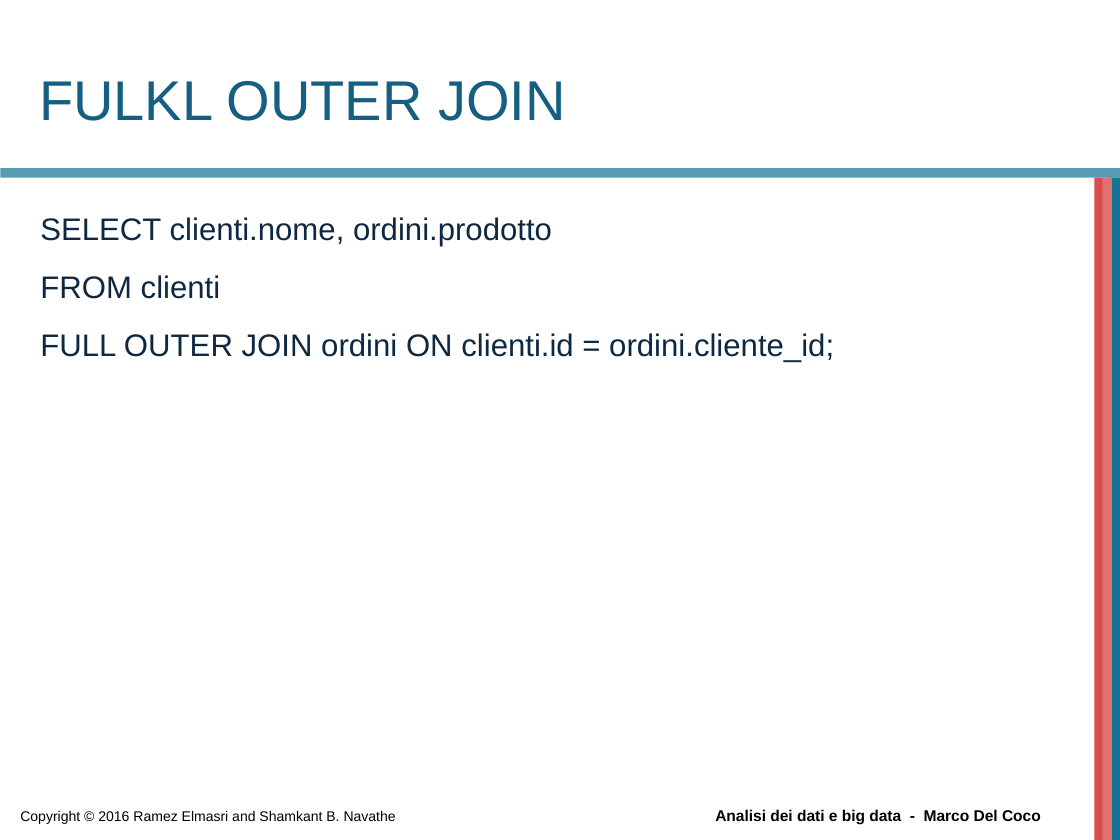
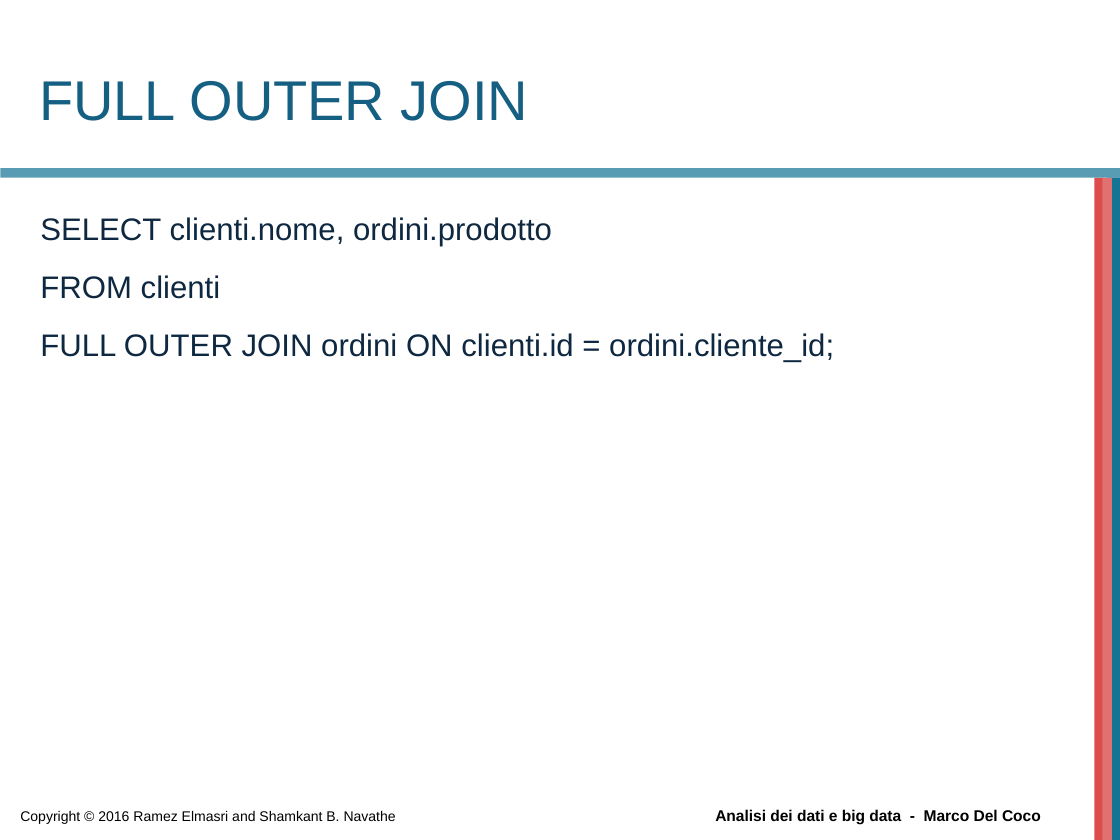
Before and after one commit to beppe2hd/AnalisiDati_BigData, a slide deck: slide 62 of materials/Chapter06.ppt. Drawn at 1120x840 pixels with LibreOffice and Linux fonts; fonts in the diff are those of the drawing; background and template pictures are left out. Boxes give left, top, right and bottom in pixels: in the first picture for what was removed or moved away, otherwise in the second. Text is boxed around its words. In the diff, an @@ line names an element or a change of style, - is before the commit and + after.

```diff
--- a/materials/Chapter06.ppt
+++ b/materials/Chapter06.ppt
@@ title at (39, 81, 528, 121): text changed @@
-FULKL OUTER JOIN
+FULL OUTER JOIN
```
Also in this commit, not shown: 9 other files.
